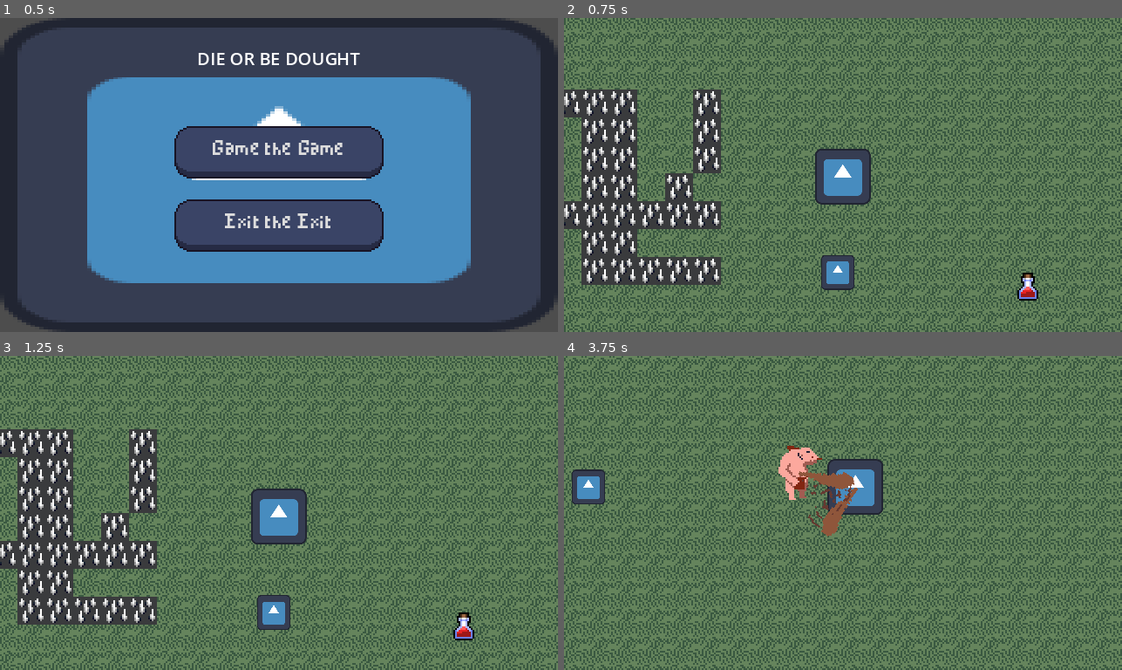
Above: before the commit, frames 1-4 (two rows, left to right).
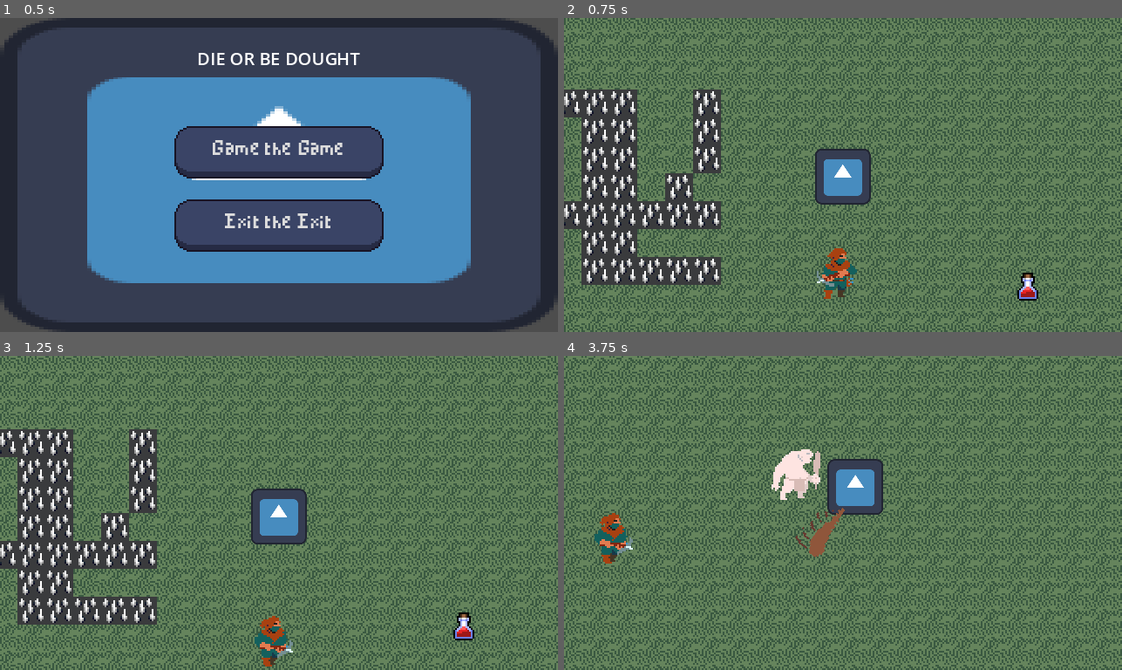
Above: after the commit, the same moments.

Repository: KxUgh/48h-game-jam-game
Game: Godot game, scene res://scenes/main_menu.tscn
Two runs of this game, one before a commit and one after it. Both use one fixed random seed, a clock stepped at 60 frames per second and the inputs below. The engine's default icon, where the game draws it, is replaced by a stand-in: a white triangle on a blue panel in a dark square.
Inputs (mouse positions are in pixels of both pictures, inside the frame that each line leads up to):
- Up to frame 1 (0.5 s): no input
- Up to frame 2 (0.75 s): click "Game the Game" at 0.5 s
- Up to frame 3 (1.25 s): no input
- Up to frame 4 (3.75 s): move the mouse to (965, 497) at 1.27 s; hold D (right) 1.28-2.03 s; click (965, 497) at 1.35 s; move the mouse to (731, 528) at 2.02 s; hold S (down) 2.03-2.78 s; click (731, 528) at 2.1 s; move the mouse to (898, 443) at 2.77 s; hold D (right) 2.78-3.53 s; click (898, 443) at 2.85 s; move the mouse to (815, 575) at 3.52 s; hold W (up) from 3.53 s (still down); click (815, 575) at 3.6 s

Frame 1 is identical in both runs. In frame 2, 0.8% of the frame differs, in the area x 45-53%, y 73-90%; in frame 3, 1.2%; in frame 4, 3.1%, in the area x 1-53%, y 28-67%.

Commit message:
archer ai

Diff:
--- a/scenes/archer.tscn
+++ b/scenes/archer.tscn
@@ -1,25 +1,137 @@
-[gd_scene load_steps=5 format=3 uid="uid://dljdaakwoupl3"]
+[gd_scene load_steps=19 format=3 uid="uid://dljdaakwoupl3"]
 
 [ext_resource type="Script" path="res://scripts/archer.gd" id="1_do7yj"]
 [ext_resource type="PackedScene" path="res://scenes/bow.tscn" id="2_0pvea"]
-[ext_resource type="Texture2D" uid="uid://o68a8bjvx1yl" path="res://assets/icon.svg" id="2_2on0y"]
+[ext_resource type="Texture2D" uid="uid://epqiqmejy4k2" path="res://assets/rogue_idle.png" id="2_nguwo"]
+[ext_resource type="Texture2D" uid="uid://dbhv3kx2vp814" path="res://assets/rogue_attack.png" id="2_qvwp1"]
+[ext_resource type="Texture2D" uid="uid://cqwnx1wht7tte" path="res://assets/rogue_walk.png" id="4_a4f3t"]
+
+[sub_resource type="AtlasTexture" id="AtlasTexture_e3ecy"]
+atlas = ExtResource("2_qvwp1")
+region = Rect2(0, 0, 32, 32)
+
+[sub_resource type="AtlasTexture" id="AtlasTexture_xfrk2"]
+atlas = ExtResource("2_qvwp1")
+region = Rect2(32, 0, 32, 32)
+
+[sub_resource type="AtlasTexture" id="AtlasTexture_b5m3r"]
+atlas = ExtResource("2_qvwp1")
+region = Rect2(64, 0, 32, 32)
+
+[sub_resource type="AtlasTexture" id="AtlasTexture_rwbe6"]
+atlas = ExtResource("2_nguwo")
+region = Rect2(0, 0, 32, 32)
+
+[sub_resource type="AtlasTexture" id="AtlasTexture_wjkqt"]
+atlas = ExtResource("2_nguwo")
+region = Rect2(32, 0, 32, 32)
+
+[sub_resource type="AtlasTexture" id="AtlasTexture_qvabc"]
+atlas = ExtResource("2_nguwo")
+region = Rect2(64, 0, 32, 32)
+
+[sub_resource type="AtlasTexture" id="AtlasTexture_en4is"]
+atlas = ExtResource("2_nguwo")
+region = Rect2(96, 0, 32, 32)
+
+[sub_resource type="AtlasTexture" id="AtlasTexture_l0b5f"]
+atlas = ExtResource("4_a4f3t")
+region = Rect2(0, 0, 32, 32)
+
+[sub_resource type="AtlasTexture" id="AtlasTexture_vq1yc"]
+atlas = ExtResource("4_a4f3t")
+region = Rect2(32, 0, 32, 32)
+
+[sub_resource type="AtlasTexture" id="AtlasTexture_ijgv3"]
+atlas = ExtResource("4_a4f3t")
+region = Rect2(64, 0, 32, 32)
+
+[sub_resource type="AtlasTexture" id="AtlasTexture_jx15u"]
+atlas = ExtResource("4_a4f3t")
+region = Rect2(96, 0, 32, 32)
+
+[sub_resource type="SpriteFrames" id="SpriteFrames_8jxr7"]
+animations = [{
+"frames": [{
+"duration": 1.0,
+"texture": SubResource("AtlasTexture_e3ecy")
+}, {
+"duration": 1.0,
+"texture": SubResource("AtlasTexture_xfrk2")
+}, {
+"duration": 1.0,
+"texture": SubResource("AtlasTexture_b5m3r")
+}],
+"loop": false,
+"name": &"attack",
+"speed": 5.0
+}, {
+"frames": [{
+"duration": 1.0,
+"texture": SubResource("AtlasTexture_rwbe6")
+}, {
+"duration": 1.0,
+"texture": SubResource("AtlasTexture_wjkqt")
+}, {
+"duration": 1.0,
+"texture": SubResource("AtlasTexture_qvabc")
+}, {
+"duration": 1.0,
+"texture": SubResource("AtlasTexture_en4is")
+}],
+"loop": true,
+"name": &"idle",
+"speed": 5.0
+}, {
+"frames": [{
+"duration": 1.0,
+"texture": SubResource("AtlasTexture_l0b5f")
+}, {
+"duration": 1.0,
+"texture": SubResource("AtlasTexture_vq1yc")
+}, {
+"duration": 1.0,
+"texture": SubResource("AtlasTexture_ijgv3")
+}, {
+"duration": 1.0,
+"texture": SubResource("AtlasTexture_jx15u")
+}],
+"loop": true,
+"name": &"walk",
+"speed": 5.0
+}]
 
 [sub_resource type="RectangleShape2D" id="RectangleShape2D_1r14k"]
 
-[node name="Archer" type="CharacterBody2D" node_paths=PackedStringArray("bow")]
+[node name="Archer" type="CharacterBody2D" node_paths=PackedStringArray("nav_agent", "nav_timer", "sprite", "bow")]
 collision_layer = 4
 collision_mask = 3
 script = ExtResource("1_do7yj")
+nav_agent = NodePath("NavigationAgent2D")
+nav_timer = NodePath("Timer")
+sprite = NodePath("AnimatedSprite2D")
 bow = NodePath("Bow")
+desired_distance = 100.0
+speed = 40.0
 max_health = 5.0
 attack_cooldown = 2.0
+
+[node name="AnimatedSprite2D" type="AnimatedSprite2D" parent="."]
+sprite_frames = SubResource("SpriteFrames_8jxr7")
+animation = &"attack"
+autoplay = "idle"
 
 [node name="CollisionShape2D" type="CollisionShape2D" parent="."]
 shape = SubResource("RectangleShape2D_1r14k")
 
 [node name="Sprite2D" type="Sprite2D" parent="."]
 scale = Vector2(0.148437, 0.15625)
-texture = ExtResource("2_2on0y")
 
 [node name="Bow" parent="." node_paths=PackedStringArray("weapon_owner") instance=ExtResource("2_0pvea")]
 weapon_owner = NodePath("..")
+
+[node name="NavigationAgent2D" type="NavigationAgent2D" parent="."]
+
+[node name="Timer" type="Timer" parent="."]
+wait_time = 0.25
+autostart = true
--- a/scenes/caveman.tscn
+++ b/scenes/caveman.tscn
@@ -23,10 +23,6 @@
 [sub_resource type="AtlasTexture" id="AtlasTexture_qbg6x"]
 atlas = ExtResource("2_vpquf")
 region = Rect2(64, 0, 32, 32)
-
-[sub_resource type="AtlasTexture" id="AtlasTexture_jq8tc"]
-atlas = ExtResource("2_vpquf")
-region = Rect2(96, 0, 32, 32)
 
 [sub_resource type="AtlasTexture" id="AtlasTexture_pwdlb"]
 atlas = ExtResource("3_3twui")
@@ -87,9 +83,6 @@
 }, {
 "duration": 1.0,
 "texture": SubResource("AtlasTexture_qbg6x")
-}, {
-"duration": 4.0,
-"texture": SubResource("AtlasTexture_jq8tc")
 }],
 "loop": false,
 "name": &"attack",
@@ -108,7 +101,7 @@
 "duration": 1.0,
 "texture": SubResource("AtlasTexture_m4fgh")
 }],
-"loop": true,
+"loop": false,
 "name": &"hit",
 "speed": 5.0
 }, {
@@ -168,7 +161,7 @@
 
 [node name="AnimatedSprite2D" type="AnimatedSprite2D" parent="."]
 sprite_frames = SubResource("SpriteFrames_oy70h")
-animation = &"idle"
+animation = &"walk"
 autoplay = "idle"
 
 [node name="NavigationAgent2D" type="NavigationAgent2D" parent="."]
--- a/scenes/club_attack.tscn
+++ b/scenes/club_attack.tscn
@@ -54,10 +54,10 @@
 sprite = NodePath("AnimatedSprite2D")
 
 [node name="CollisionShape2D" type="CollisionShape2D" parent="."]
-position = Vector2(16, 0)
+position = Vector2(30, -1)
 shape = SubResource("RectangleShape2D_ac15m")
 
 [node name="AnimatedSprite2D" type="AnimatedSprite2D" parent="."]
-position = Vector2(16, 0)
+position = Vector2(30, -1)
 sprite_frames = SubResource("SpriteFrames_862u8")
 autoplay = "default"
--- a/scenes/main.tscn
+++ b/scenes/main.tscn
@@ -2019,6 +2019,5 @@
 [node name="HealthPickup" parent="." instance=ExtResource("5_u1lpl")]
 position = Vector2(0, 65)
 
-[node name="Archer" parent="." node_paths=PackedStringArray("target") instance=ExtResource("9_iih70")]
+[node name="Archer" parent="." instance=ExtResource("9_iih70")]
 position = Vector2(-109, 57)
-target = NodePath("../Player")
--- a/scripts/archer.gd
+++ b/scripts/archer.gd
@@ -1,16 +1,77 @@
 extends Enemy
 
+@export var nav_agent: NavigationAgent2D
+@export var nav_timer: Timer
+@export var sprite: AnimatedSprite2D
 @export var bow: Weapon
-
-@export var target: Player
+@export var desired_distance: float
+var target: Player
 
 func _ready() -> void:
-	pass # Replace with function body.
+	find_target()
+	nav_timer.timeout.connect(update_nav_agent)
+	since_last_attack = 0
+
 func _physics_process(delta: float) -> void:
 	super(delta)
-	if(can_attack()):
+
+	var next_path_position: Vector2 = nav_agent.get_next_path_position()
+	var direction: Vector2 = position.direction_to(next_path_position)
+
+	if position.distance_to(next_path_position) > 15:
+		velocity = direction * speed
+	else:
+		velocity = Vector2.ZERO
+
+
+	sprite.scale.x = sign(target.position.x - position.x)
+
+	if velocity.length() > 0:
+		request_animation_change("walk")
+	else:
+		request_animation_change("idle")
+
+	if can_attack():
+		request_animation_change("attack")
 		bow.attack(position,target.position)
-		since_last_attack=0
+		since_last_attack = 0
+
+	move_and_slide()
+
+func find_target() -> void:
+	var players = get_tree().get_nodes_in_group("Players")
+	if len(players) > 0:
+		target = players[0]
+
+func update_nav_agent() -> void:
+	var move_direction: Vector2 = target.position.direction_to(position)
+	nav_agent.target_position = target.position + move_direction * desired_distance
 
 func can_attack() -> bool:
 	return super()
+
+func take_damage(damage: float) -> bool:
+	if not super(damage):
+		return false
+	request_animation_change("hit")
+	health -= damage
+	health = clampf(health,0,max_health)
+	if health == 0:
+		die()
+	return true
+
+func die() -> void:
+	queue_free()
+
+func request_animation_change(requested_animation: String) -> void:
+	var unskippable_anims: Array[String] = ["attack","hit"]
+	var override_anims: Array[String] = ["attack"]
+	if not sprite.is_playing():
+		sprite.play(requested_animation)
+		return
+	if requested_animation in override_anims:
+		sprite.play(requested_animation)
+		return
+	if sprite.animation not in unskippable_anims:
+		sprite.play(requested_animation)
+		return
Binary file changed: assets/caveman_attack.png
Binary file added: assets/rogue_attack.png
Not shown, added: assets/rogue_attack.png.import
Binary file added: assets/rogue_idle.png
Not shown, added: assets/rogue_idle.png.import
Binary file added: assets/rogue_walk.png
Not shown, added: assets/rogue_walk.png.import
Not shown: 1 places in scenes/caveman.tscn that only renumber resources
